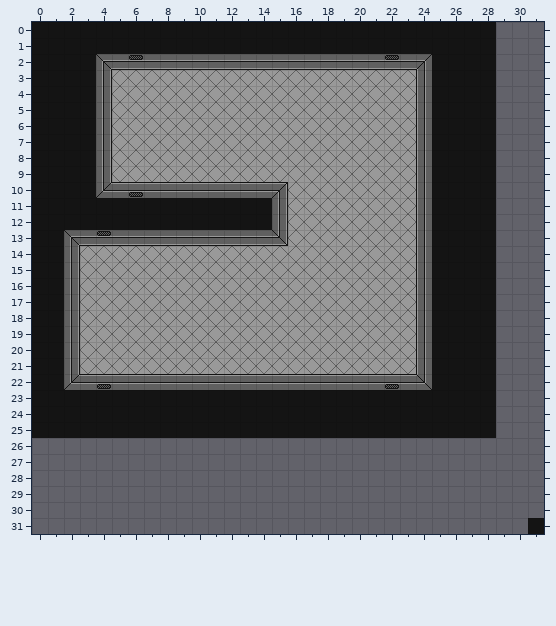
Two versions of a level (Tiled map, assets/Tilesets/Map10.tmx). Above: the version before the commit.
Cells are 16x16 px. Shown: x 0..31, y 0..31.
And afterwards:
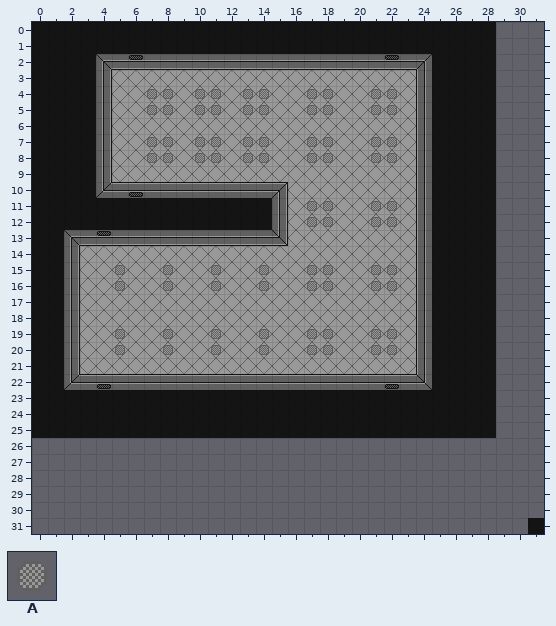
Key: from "Tileset": A 36.
_ is an empty cell.
Tiles of an added or newly shown layer are drawn over the layers below it.
Edits made:
Layer "Mid" (added):
y 4..5: x 7..8 __ -> AA; x 10..11 __ -> AA; x 13..14 __ -> AA; x 17..18 __ -> AA; x 21..22 __ -> AA
y 7..8: x 7..8 __ -> AA; x 10..11 __ -> AA; x 13..14 __ -> AA; x 17..18 __ -> AA; x 21..22 __ -> AA
y 11..12: x 17..18 __ -> AA; x 21..22 __ -> AA
y 15..16: x 5 _ -> A; x 8 _ -> A; x 11 _ -> A; x 14 _ -> A; x 17..18 __ -> AA; x 21..22 __ -> AA
y 19..20: x 5 _ -> A; x 8 _ -> A; x 11 _ -> A; x 14 _ -> A; x 17..18 __ -> AA; x 21..22 __ -> AA
